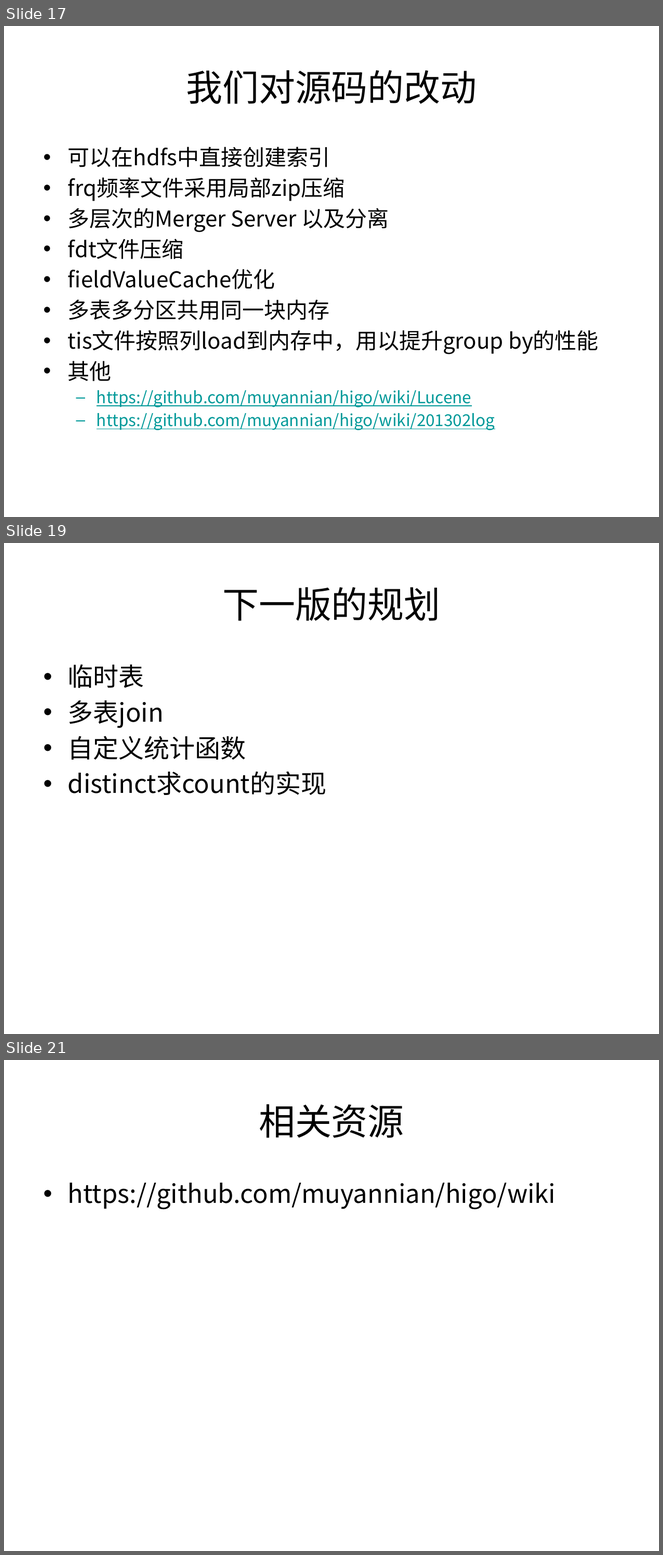
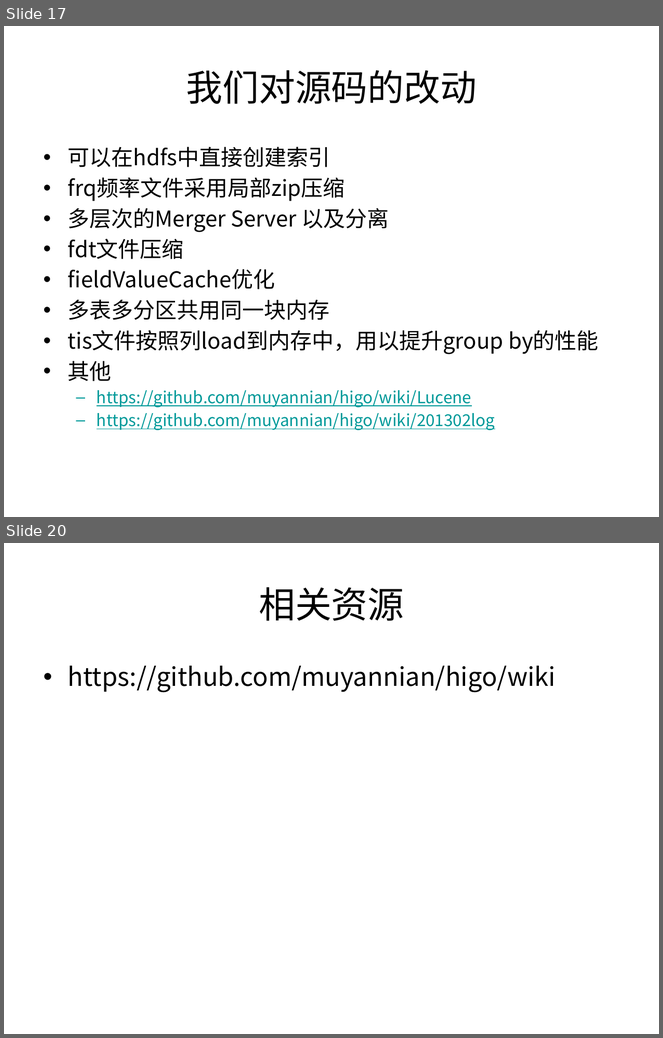
Before and after one commit to muyannian/higo, a slide deck: doc/higo.pptx. Shown one above the other, each under a label of ours: slides 17, 19 and 21 before the commit, slides 17 and 20 after it; the slides between them are not shown. The pictures are 663x1555 and 663x1038 pixels, drawn with LibreOffice and Linux fonts; fonts in the diff are those of the drawing; background and template pictures are left out. Boxes give left, top, right and bottom in pixels: in the first picture for what was removed or moved away, otherwise in the second. Text is boxed around its words. In the diff, an @@ line names an element or a change of style, - is before the commit and + after.

Commit message:
海狗下一版的规划

```diff
--- a/doc/higo.pptx
+++ b/doc/higo.pptx
@@ slide 19 removed at box(4, 543, 659, 1034), background picture (left out) @@
@@ title removed at box(222, 587, 441, 621) @@
-下一版的规划
@@ text removed at box(68, 664, 326, 795) @@
-• 临时表
-• 多表join
-• 自定义统计函数
-• distinct求count的实现
@@ what was slide 21 is now slide 20 @@
```
Also in this commit, not shown: 2 slides changed, 1 slide added, 1 other slide removed.
